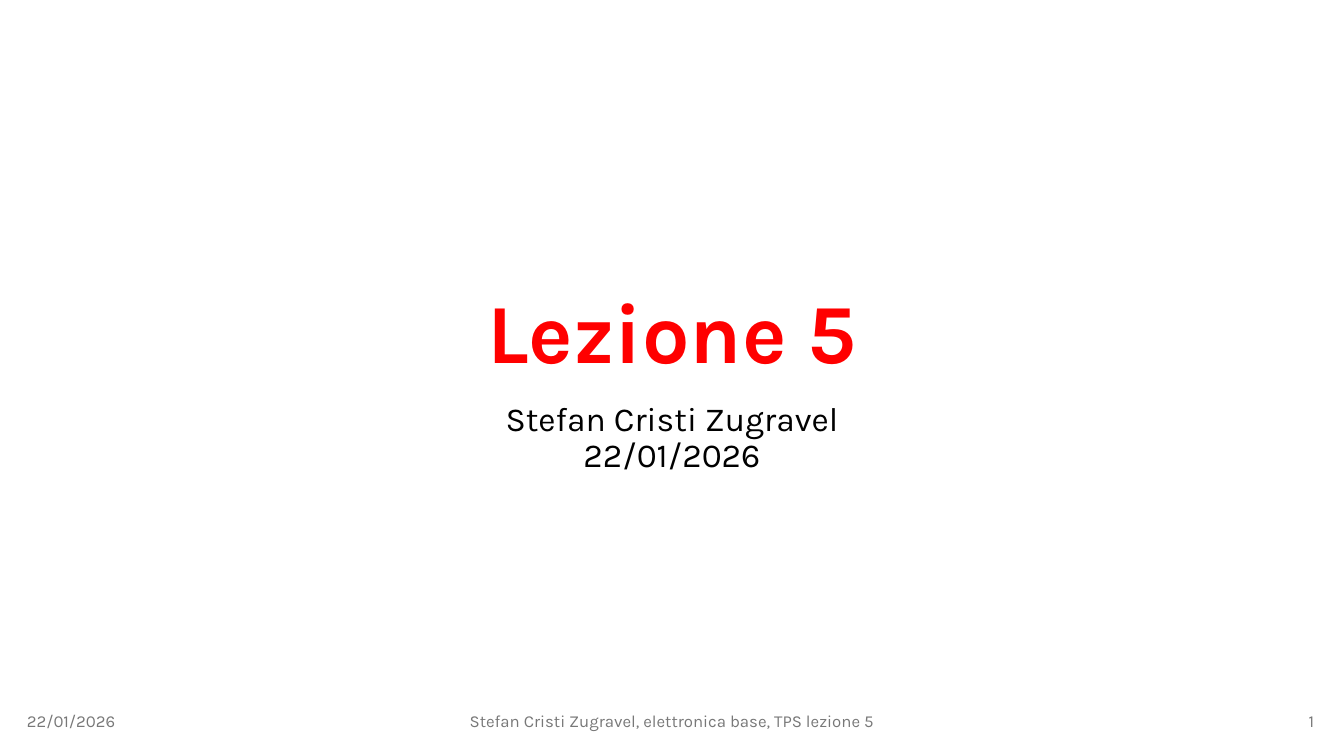
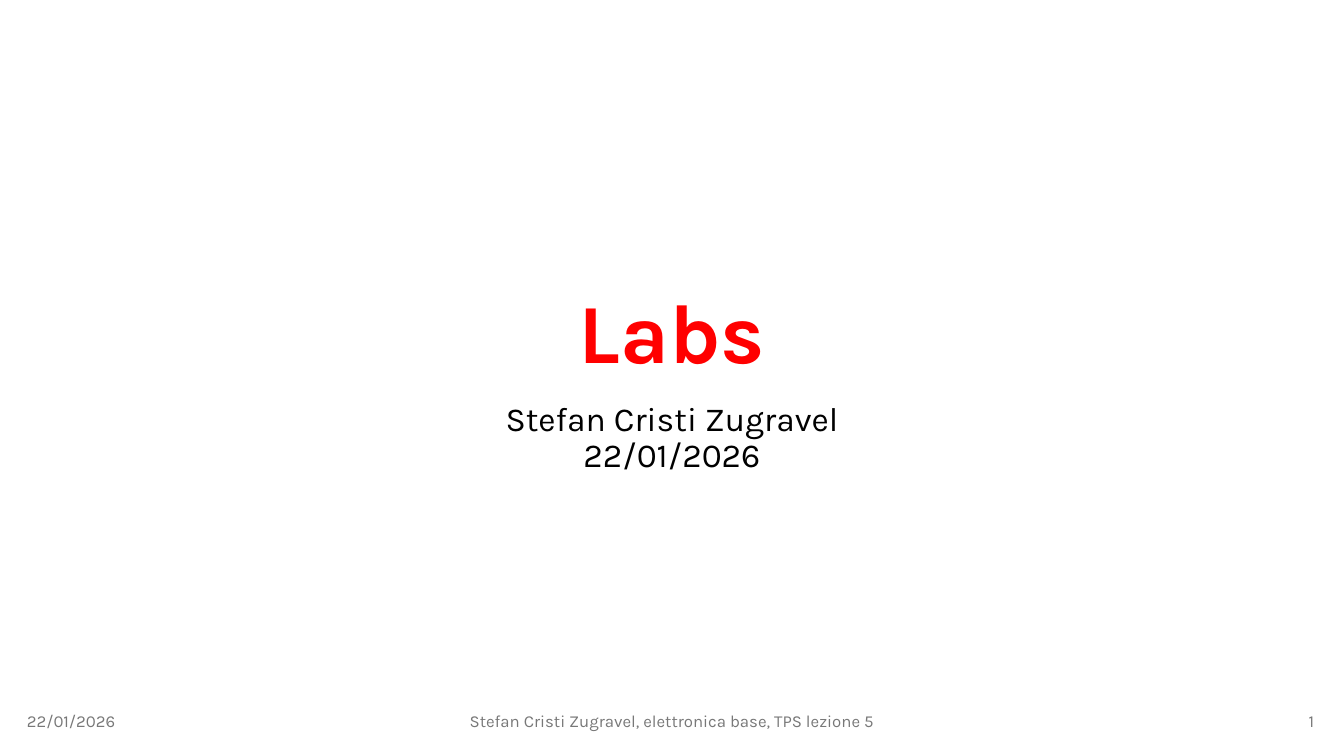
Before and after one commit to stefan-zugravel/elettronica_base, a slide deck: slide 1 of slides/lezione5.pptx. Drawn at 1344x756 pixels with LibreOffice and Linux fonts; fonts in the diff are those of the drawing. Boxes give left, top, right and bottom in pixels: in the first picture for what was removed or moved away, otherwise in the second. Text is boxed around its words. In the diff, an @@ line names an element or a change of style, - is before the commit and + after.

```diff
--- a/slides/lezione5.pptx
+++ b/slides/lezione5.pptx
@@ title at [579, 305, 766, 364]: text changed @@
-Lezione 5
+Labs
```
Also in this commit, not shown: 3 other slides changed, 17 slides added, 8 other files.
